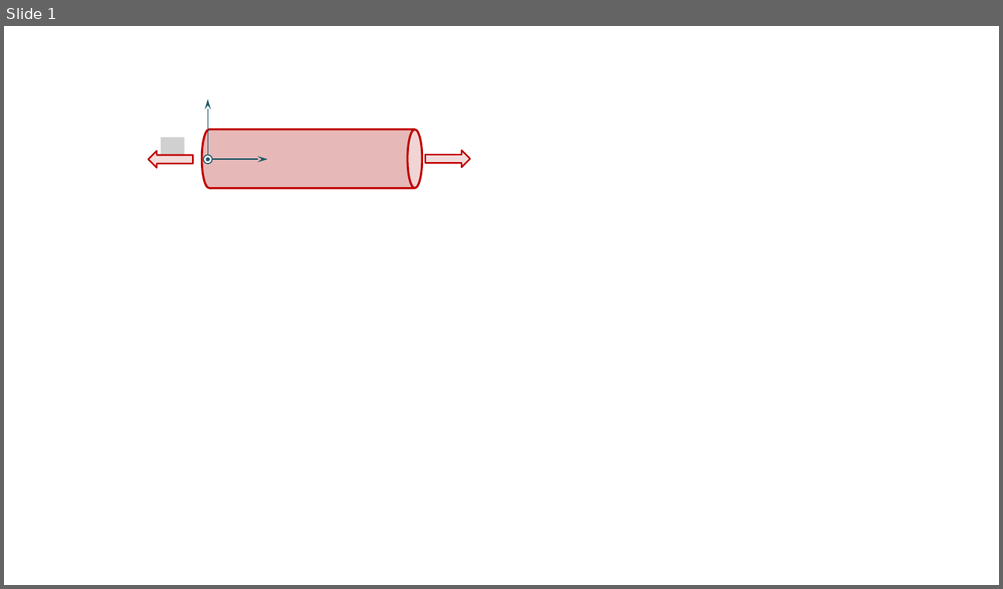
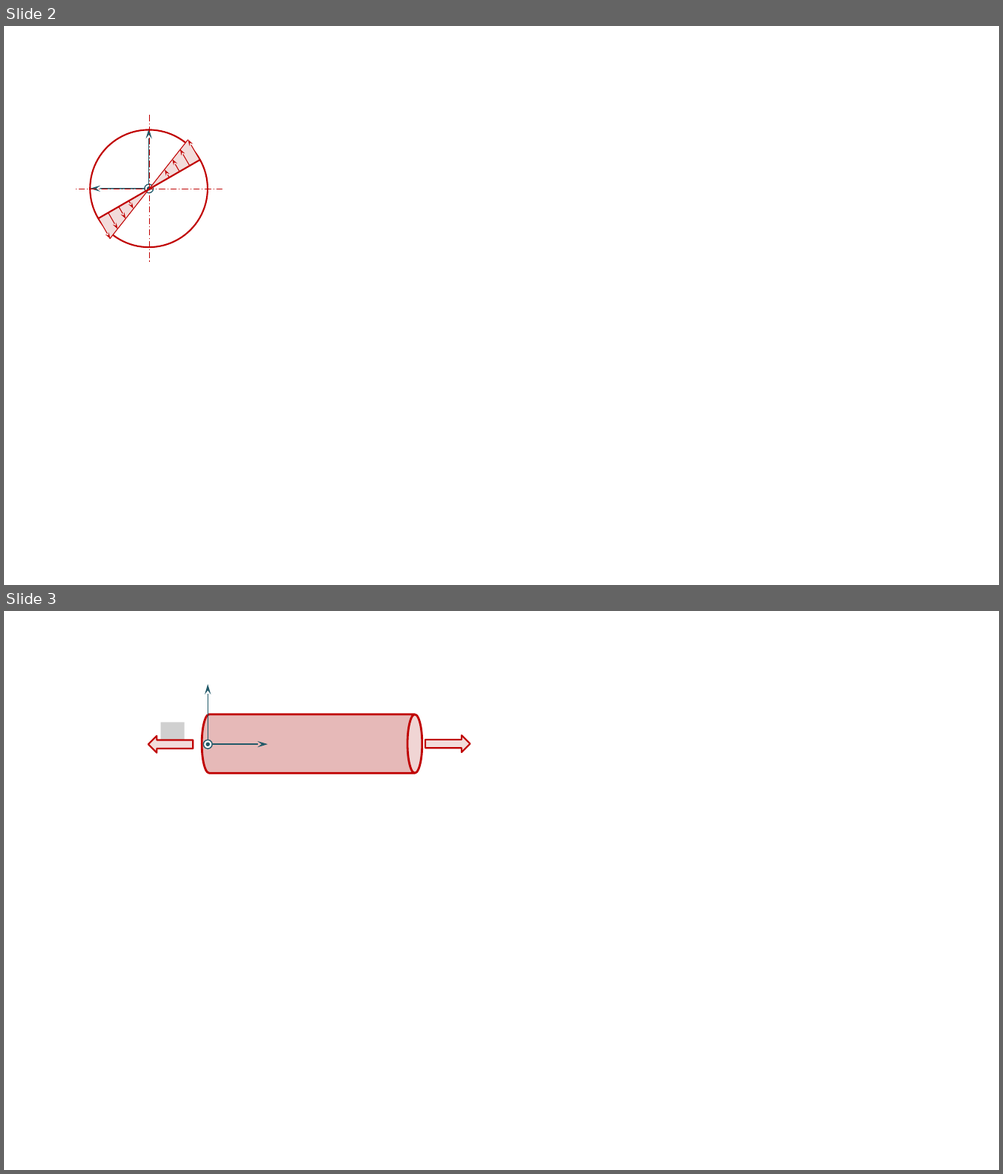
Before and after one commit to xpessoles/08_Etude_Deformation_Produits_Analyser_Modeliser_Resoudre, a slide deck: 02_TractionCompression/Fiche/images/Figures.pptx. Shown one above the other, each under a label of ours: slide 1 before the commit, slides 2 and 3 after it. The pictures are 1003x589 and 1003x1174 pixels, drawn with LibreOffice and Linux fonts; fonts in the diff are those of the drawing; grey boxes stand for pictures; background and template pictures are left out. Boxes give left, top, right and bottom in pixels: in the first picture for what was removed or moved away, otherwise in the second. Text is boxed around its words. In the diff, an @@ line names an element or a change of style, - is before the commit and + after.

```diff
--- a/02_TractionCompression/Fiche/images/Figures.pptx
+++ b/02_TractionCompression/Fiche/images/Figures.pptx
@@ slide 2 added at box(4, 26, 999, 585), background #FFFFFF @@
@@ ellipse added at box(90, 130, 207, 247), outline #C00000 1.5 pt @@
@@ line added from (150, 115) to (150, 263), #C00000 0.75 pt dashed @@
@@ line added from (222, 189) to (76, 189), #C00000 0.75 pt dashed @@
@@ group added at box(90, 129, 153, 193): 2 arrows, 2 ellipses @@
@@ group added at box(98, 139, 200, 239): 8 arrows, 2 right triangles, 2 lines @@
@@ what was slide 1 is now slide 3 @@
```
Also in this commit, not shown: 1 other slide added, 13 other files.
